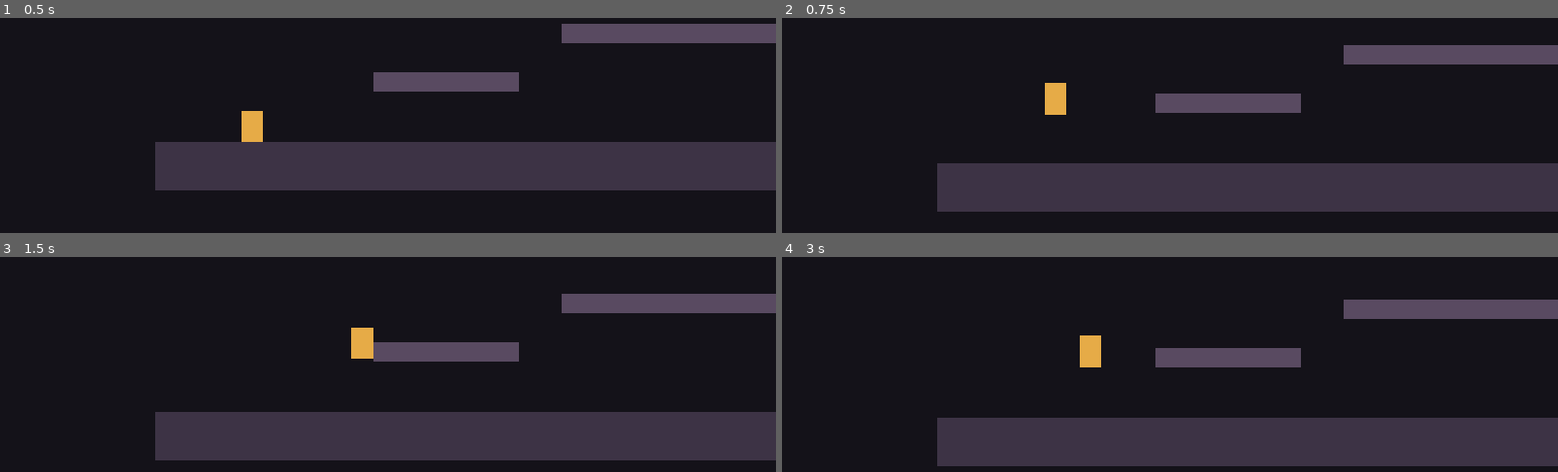
Above: before the commit, frames 1-4 (two rows, left to right).
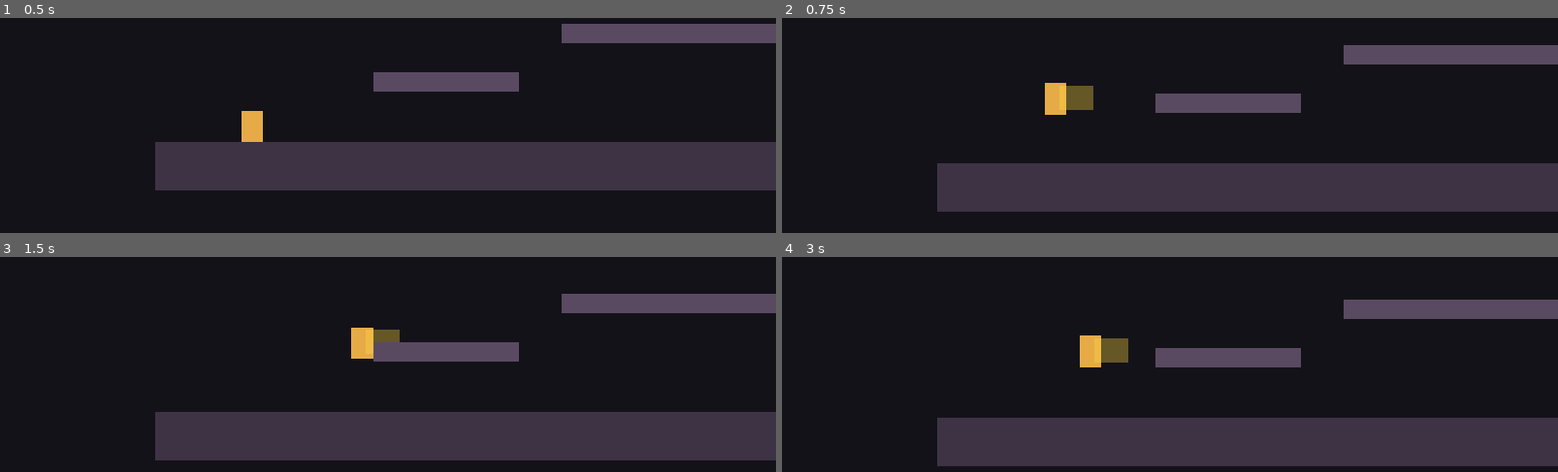
Above: after the commit, the same moments.

Repository: 98longq/relicbound
Game: Godot game, scene res://scenes/levels/test_level.tscn
The game is run twice, just before and just after one commit, with the same random seed, the same clock (stepped at 60 frames per second) and the same inputs.
Inputs (mouse positions are in pixels of both pictures, inside the frame that each line leads up to):
- Up to frame 1 (0.5 s): no input
- Up to frame 2 (0.75 s): tap Enter (ui_accept) at 0.5 s; move the mouse to (1340, 84) at 0.52 s; hold Right (ui_right) from 0.53 s (still down); hold Space from 0.53 s (still down); click (1340, 84) at 0.67 s
- Up to frame 3 (1.5 s): keep holding Right (ui_right); tap Enter (ui_accept) at 0.77 s; move the mouse to (232, 366) at 1.27 s; release Space at 1.28 s; tap J at 1.35 s
- Up to frame 4 (3 s): tap Enter (ui_accept) at 1.52 s; move the mouse to (outside the picture) at 2.02 s; release Right (ui_right) at 2.03 s; hold Left (ui_left) 2.03-2.78 s; hold Space 2.03-2.78 s; move the mouse to (1131, 433) at 2.77 s; hold Right (ui_right) from 2.78 s (still down); tap J at 2.85 s; click (1131, 433) at 2.92 s

Frame 1 is identical in both runs. In frame 2, 0.4% of the frame differs, in the area x 36-41%, y 31-43%; in frame 3, 0.2%; in frame 4, 0.4%.

Commit message:
Add M2 player attack area

Diff:
--- a/scenes/player/player.tscn
+++ b/scenes/player/player.tscn
@@ -1,9 +1,12 @@
-[gd_scene load_steps=3 format=3]
+[gd_scene load_steps=4 format=3]
 
 [ext_resource type="Script" path="res://scripts/player/player_controller.gd" id="1_player_controller"]
 
 [sub_resource type="RectangleShape2D" id="RectangleShape2D_player"]
 size = Vector2(36, 52)
+
+[sub_resource type="RectangleShape2D" id="RectangleShape2D_attack"]
+size = Vector2(56, 40)
 
 [node name="Player" type="CharacterBody2D"]
 script = ExtResource("1_player_controller")
@@ -20,6 +23,22 @@
 position = Vector2(0, -26)
 shape = SubResource("RectangleShape2D_player")
 
+[node name="AttackArea" type="Area2D" parent="."]
+position = Vector2(34, -28)
+monitoring = false
+monitorable = false
+
+[node name="CollisionShape2D" type="CollisionShape2D" parent="AttackArea"]
+shape = SubResource("RectangleShape2D_attack")
+
+[node name="AttackVisual" type="ColorRect" parent="AttackArea"]
+visible = false
+offset_left = -28.0
+offset_top = -20.0
+offset_right = 28.0
+offset_bottom = 20.0
+color = Color(1, 0.85, 0.25, 0.35)
+
 [node name="Camera2D" type="Camera2D" parent="."]
 position = Vector2(0, -40)
 enabled = true
